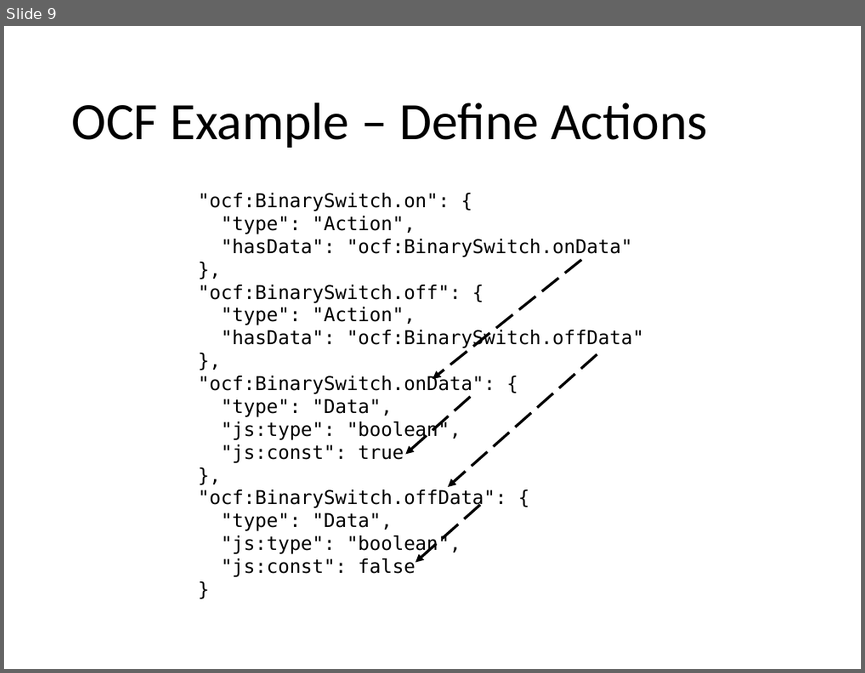
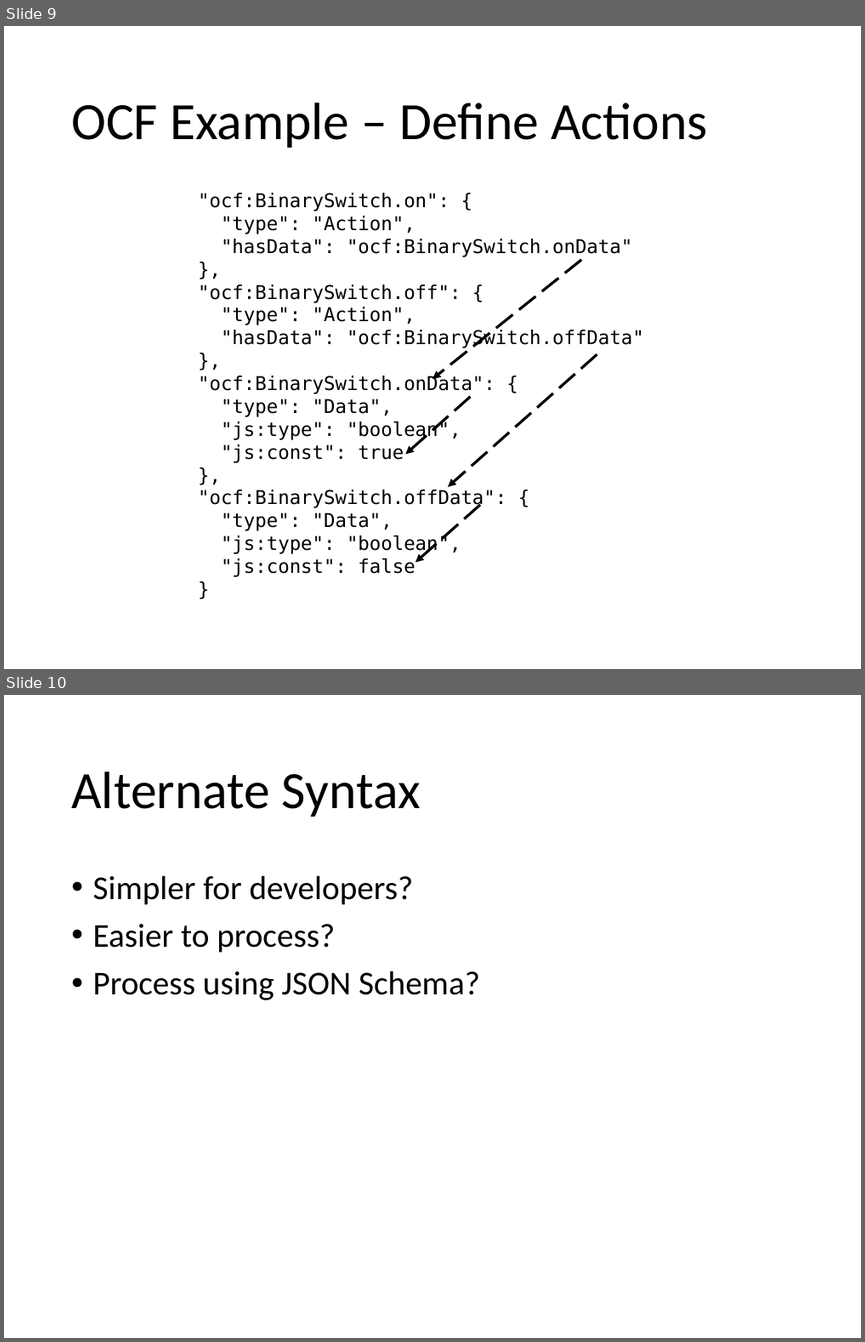
Before and after one commit to mjkoster/ODM-Examples, a slide deck: ODM-SDF.pptx. Shown one above the other, each under a label of ours: slide 9 before the commit, slides 9 and 10 after it. The pictures are 865x673 and 865x1342 pixels, drawn with LibreOffice and Linux fonts; fonts in the diff are those of the drawing. Boxes give left, top, right and bottom in pixels: in the first picture for what was removed or moved away, otherwise in the second. Text is boxed around its words. In the diff, an @@ line names an element or a change of style, - is before the commit and + after.

```diff
--- a/ODM-SDF.pptx
+++ b/ODM-SDF.pptx
@@ slide 10 added at [4,695,861,1338], background #FFFFFF @@
@@ title added at [71,771,420,817], 44 pt, text #000000 @@
+Alternate Syntax
@@ text added at [93,875,480,1000], 28 pt, text #000000 @@
+• Simpler for developers?
+• Easier to process?
+• Process using JSON Schema?
```
Also in this commit, not shown: 2 other slides added, 2 other files.
